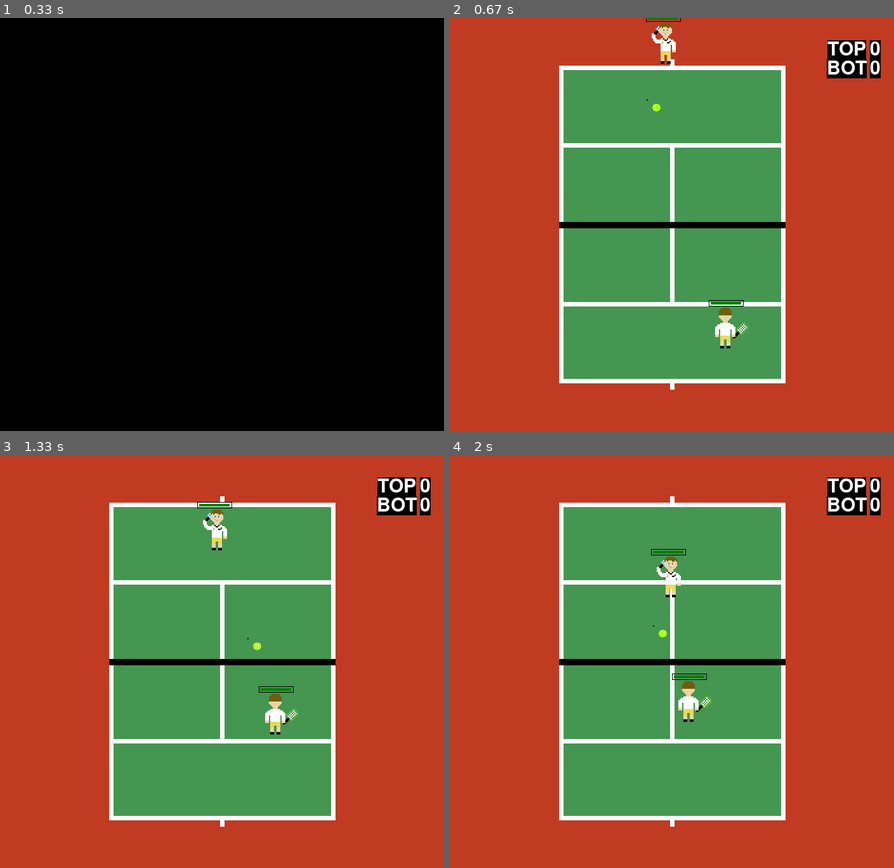
Above: before the commit, frames 1-4 (two rows, left to right).
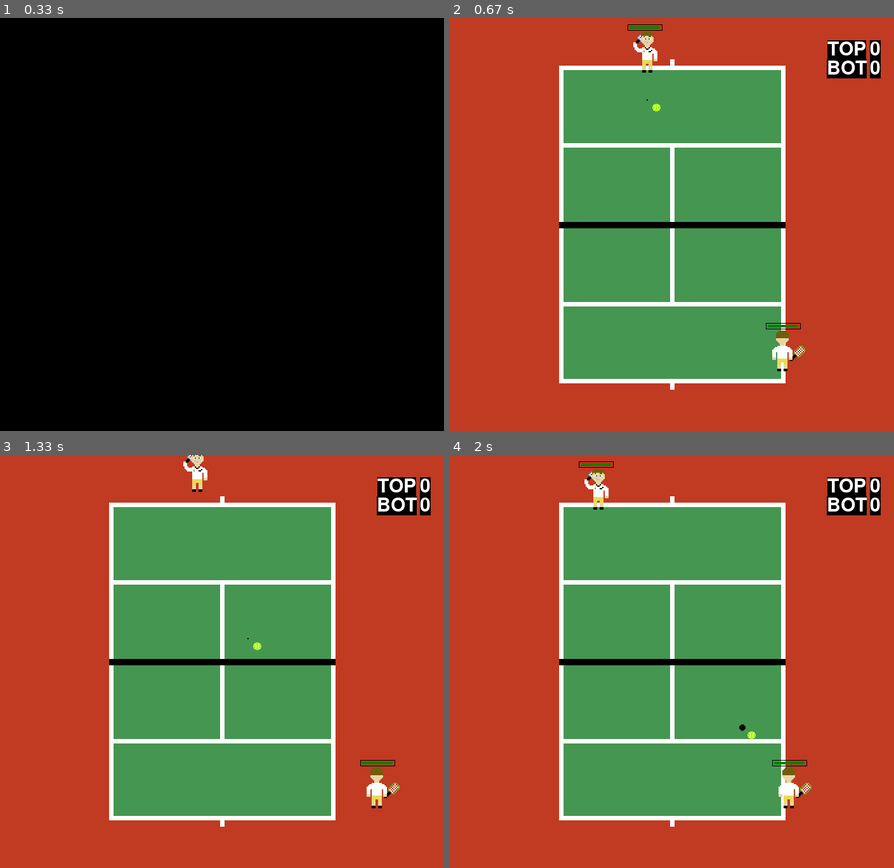
Above: after the commit, the same moments.

Repository: rafaelmcandeias/AASMA
Game: pygame game, started from Tennis_Game/tennis.py
Same seed, same stepped clock (60 frames per second), same inputs: the game is played once before the commit and once after it.
Inputs:
- Up to frame 1 (0.33 s): no input
- Up to frame 2 (0.67 s): tap Right Shift at 0.33 s
- Up to frame 3 (1.33 s): no input
- Up to frame 4 (2 s): no input

Frame 1 is identical in both runs. In frame 2, 1.4% of the frame differs, in the area x 40-80%, y 0-86%; in frame 3, 1.4%; in frame 4, 1.5%, in the area x 29-82%, y 1-86%.

Commit message:
coding for graphs

Diff:
--- a/Tennis_Game/Agents.txt
+++ b/Tennis_Game/Agents.txt
@@ -4,18 +4,16 @@
 #
 # Name Speed Force Energy Mode
 #
-#Random_S_W_W 7 5.5 1 random
-#Random_W_S_W 4 7 1 random
-#Random_W_W_S 4 5.5 1 random
+# random com velocidade alta, caso contrário faria movimentos muito curtos
+Random_S_W_W 7 5.5 1 random
 #
-#Beginner_S_W_W 5 5.5 1 beginner
-#Beginner_W_S_W 4 7 1 beginner
-#Beginner_W_W_S 4 5.5 1 beginner
+# begginer expert e pro com velocidades mais pequenas caso contrario chegavam a bola mt rapido
+Beginner_S_W_W 5 5.5 1 beginner
 #
-#Expert_S_W_W 2 7 1 expert
-#Expert_W_S_W 2 7 1 expert
-#Expert_W_W_S 4 5.5 1 expert
+#Expert_S_W_W 2.5 5.5 1 expert
 #
-Pro_S_W_W 2.5 5.5 1 pro
-Pro_W_S_W 2.5 5.5 1 pro
-#Pro_W_W_S 4 5.5 1 pro
+#Pro_S_W_W 2.5 5.5 1 pro
+#
+#
+# O simulador é realista
+#
--- a/Tennis_Game/tennis.py
+++ b/Tennis_Game/tennis.py
@@ -21,6 +21,7 @@
     print("===========================\n")
 
     # Takes n! games
+    # for _ range(32):
     for top_name in set(agents.keys()):
         for bot_name in set(agents.keys()):
             # An agent can not play against itself
